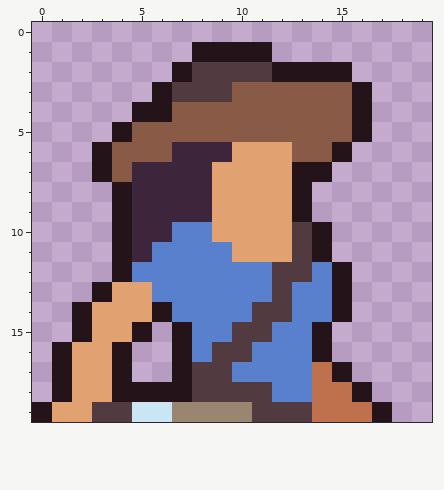
Pixel-art sprite: scnuGame/image/2 GraveRobber/head/1.png. Above, as it was before the edit.
The file is 20x20 pixels.
Once edited:
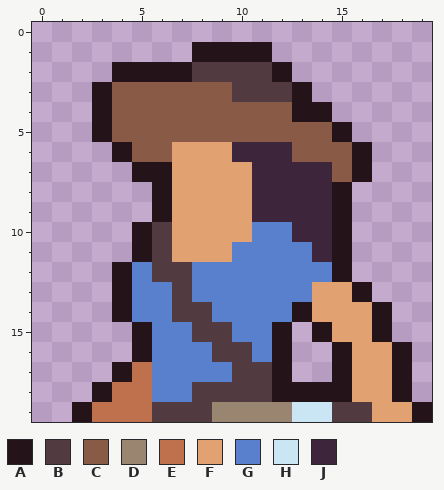
Palette (. is transparent): A #25131a  B #523b40  C #895a45  D #9a8571  E #bf704d  F #e1a171  G #5880cc  H #cae6f5  J #3d253b
Diff:
Changed rows in their new state; - is an unchanged pixel.
first column x 0:
 2 ----AAA------...----
 3 ---ACCCCCCBBBA...---
 4 ---ACCC------AA..---
 5 ---AC----------A.---
 6 ---.A--FFFJJJ--CA---
 7 ---..AAFF--JJJJCA---
 8 ----..AFF--JJJJA----
 9 ----..AFF--JJJJA----
10 ----.ABFF--GGJJA----
11 ----.ABFFFGGGGJA----
12 ------BB----GG------
13 ---.AG-B----G-FFA---
14 --..AGGBB--GGAFFFA--
15 --...-GGBBGGA.-FFA--
16 -....AGG----A..AFFA-
17 -...-EGGGGBBA..-FFA-
18 -..AEEGG----AAAAFFA-
19 ..AEEEBBB--DDHHBBFFA
Boxes around the changes in both pictures, in picture pixels (x1, y1, x2, y2):
changed: (32, 62, 432, 422)
